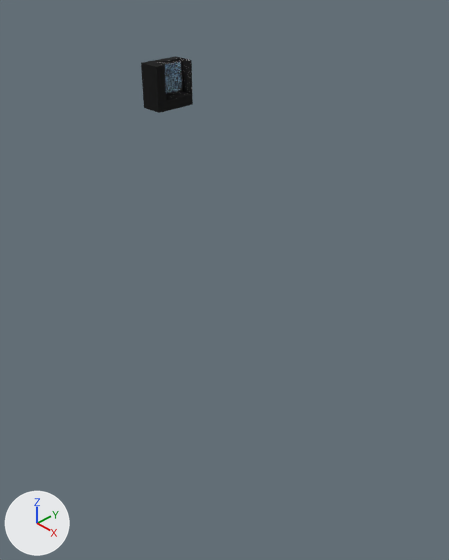
The Blender file 3dmodels/scene.blend: old version first, new version second.
One viewpoint serves both versions: a 50 mm camera at (18.5, -17.4, 12.0) aimed at (0.7, -0.6, -2.6). Arrows for +X, +Y and +Z are at lower left; the lights stay in place.

In view in the first picture: 'Computer'.
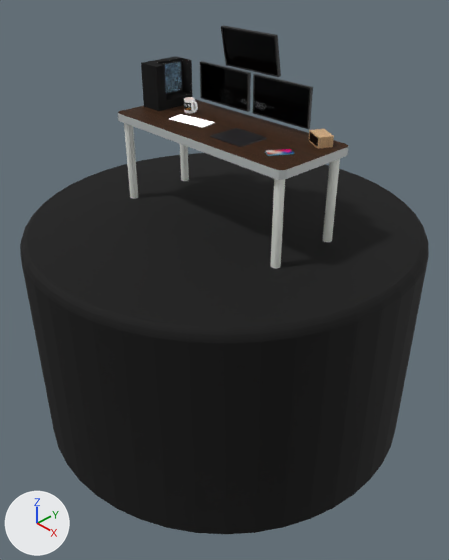
Where the change shows, as pixel boxes [x1, y1, x2, y2] in the pictures (449 x 560 px):
'Cylinder', shown (black): after [20, 153, 429, 534]
'plateau', shown: after [118, 100, 349, 180]
'ECRAN2 - DROITE', shown (black): after [253, 74, 313, 129]
'ECRAN3 - TOP', shown (black): after [221, 26, 281, 77]
'ECRAN1 - GAUCHE', shown (black): after [200, 61, 251, 112]
'pied2', shown: after [270, 179, 285, 268]
'pied3', shown: after [322, 159, 340, 242]
'pied4', shown: after [124, 123, 139, 199]
'tapis', shown (black): after [210, 128, 267, 147]
'ALARM', shown: after [309, 129, 334, 148]
'clavier', shown: after [169, 114, 215, 128]
'pied1', shown: after [180, 144, 189, 181]
'TASSE', shown: after [184, 97, 198, 114]
'iphone', shown: after [265, 149, 295, 156]

Diff of the bpy script that builds the scene:
```diff
--- a/3dmodels/scene.blend.py
+++ b/3dmodels/scene.blend.py
@@ ob_iphone @@
 ob_iphone.scale = (0.209, 0.209, 0.209)
-ob_iphone.hide_set(True)  # its collection is switched off
@@ ob_alarm @@
 ob_alarm.scale = (0.472, 0.472, 0.472)
-ob_alarm.hide_set(True)  # its collection is switched off
@@ ob_cylinder @@
 ob_cylinder.scale = (0.812, 0.812, 1.0)
-ob_cylinder.hide_set(True)  # its collection is switched off
@@ ob_plateau @@
 ob_plateau.location = (0.0, 0.0, 4.0)
-ob_plateau.hide_set(True)  # its collection is switched off
@@ ob_pied4 @@
 ob_pied4.location = (-4.61, -1.6, 3.0)
-ob_pied4.hide_set(True)  # its collection is switched off
@@ ob_pied1 @@
 ob_pied1.location = (-4.61, 1.58, 3.0)
-ob_pied1.hide_set(True)  # its collection is switched off
@@ ob_pied3 @@
 ob_pied3.location = (4.58, 1.58, 3.0)
-ob_pied3.hide_set(True)  # its collection is switched off
@@ ob_pied2 @@
 ob_pied2.location = (4.58, -1.6, 3.0)
-ob_pied2.hide_set(True)  # its collection is switched off
@@ ob_ecran1___gauche @@
 ob_ecran1___gauche.scale = (0.551, 0.551, 0.551)
-ob_ecran1___gauche.hide_set(True)  # its collection is switched off
@@ ob_ecran2___droite @@
 ob_ecran2___droite.scale = (0.551, 0.551, 0.551)
-ob_ecran2___droite.hide_set(True)  # its collection is switched off
@@ ob_ecran3___top @@
 ob_ecran3___top.scale = (0.551, 0.551, 0.551)
-ob_ecran3___top.hide_set(True)  # its collection is switched off
@@ ob_clavier @@
 ob_clavier.scale = (0.984, 0.405, 0.0361)
-ob_clavier.hide_set(True)  # its collection is switched off
@@ ob_tapis @@
 ob_tapis.scale = (1.55, 1.55, 0.728)
-ob_tapis.hide_set(True)  # its collection is switched off
@@ ob_tasse @@
 _m = ob_tasse.modifiers.new('Subdivision', 'SUBSURF')
 _m.render_levels = 3
-ob_tasse.hide_set(True)  # its collection is switched off
```
